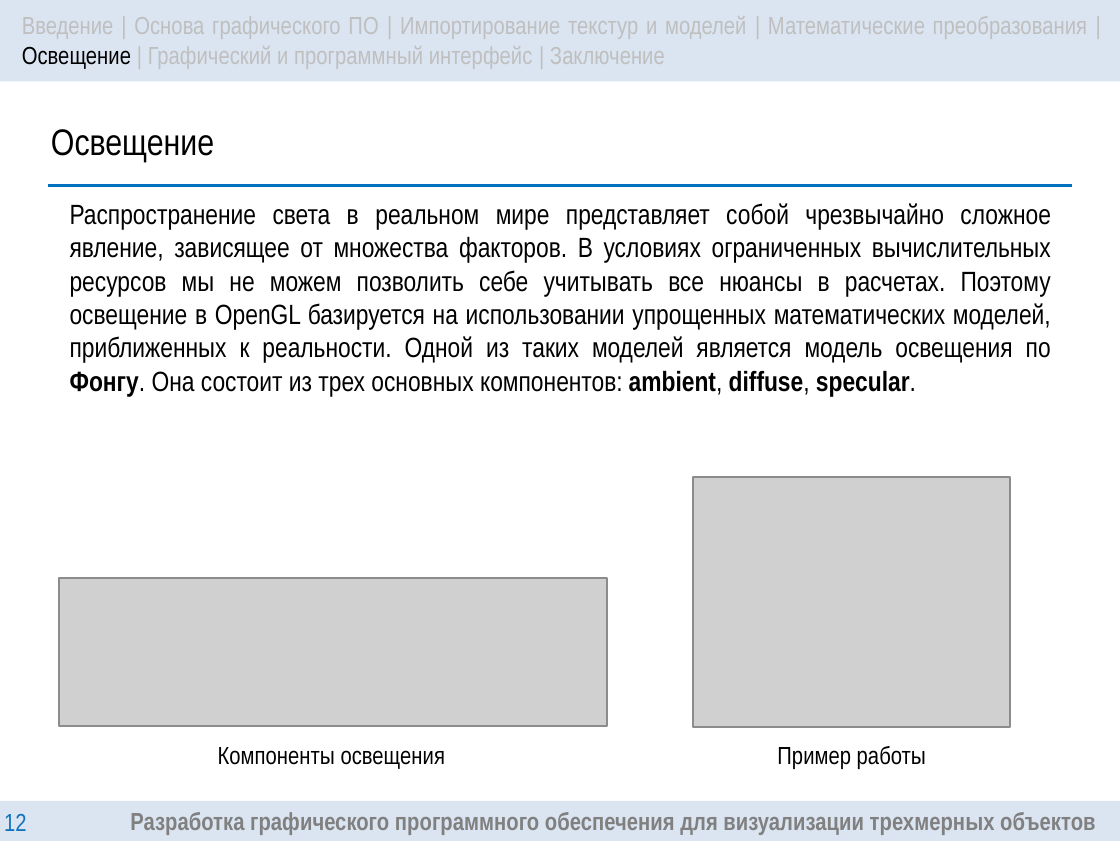
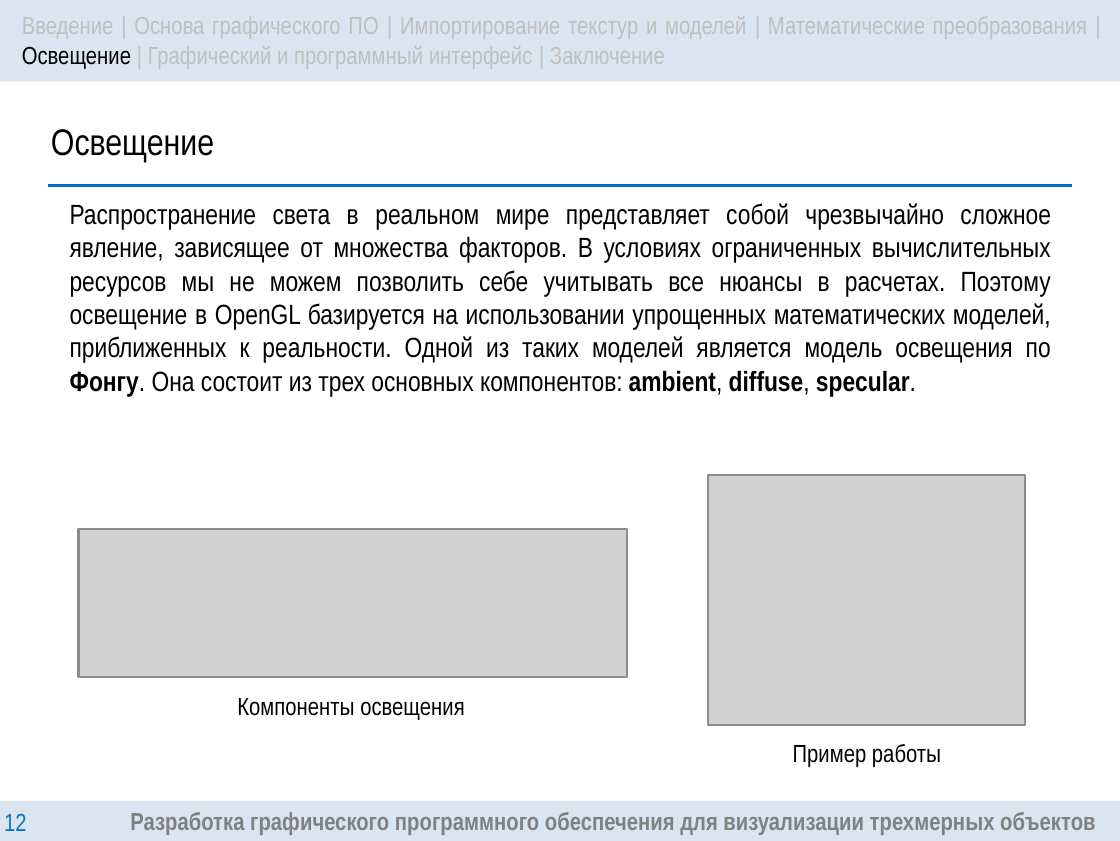
Before and after one commit to DanielDaVinci/Diploma, a slide deck: slide 12 of Diploma/presentation/Presentation.pptx. Drawn at 1120x841 pixels with LibreOffice and Linux fonts; fonts in the diff are those of the drawing; grey boxes stand for pictures. Boxes give left, top, right and bottom in pixels: in the first picture for what was removed or moved away, otherwise in the second. Text is boxed around its words. In the diff, an @@ line names an element or a change of style, - is before the commit and + after.

```diff
--- a/Diploma/presentation/Presentation.pptx
+++ b/Diploma/presentation/Presentation.pptx
@@ picture moved from (x1=693, y1=478, x2=1011, y2=727) to (x1=709, y1=476, x2=1027, y2=724) @@
@@ picture moved from (x1=60, y1=578, x2=609, y2=727) to (x1=78, y1=529, x2=627, y2=678) @@
@@ text "Компоненты освещения" moved from (x1=218, y1=747, x2=445, y2=769) to (x1=237, y1=698, x2=464, y2=720) @@
@@ text "Пример работы" moved from (x1=777, y1=746, x2=926, y2=769) to (x1=793, y1=744, x2=941, y2=767) @@
```
Also in this commit, not shown: 10 other slides changed, 1 slide added, 1 slide removed.
